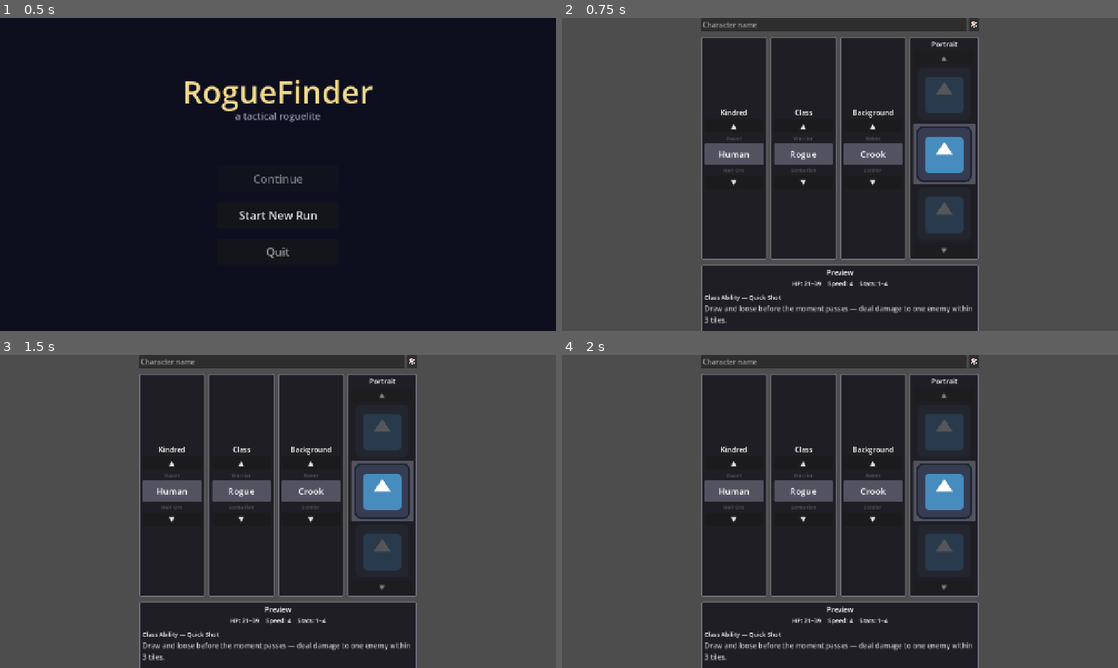
Above: before the commit, frames 1-4 (two rows, left to right).
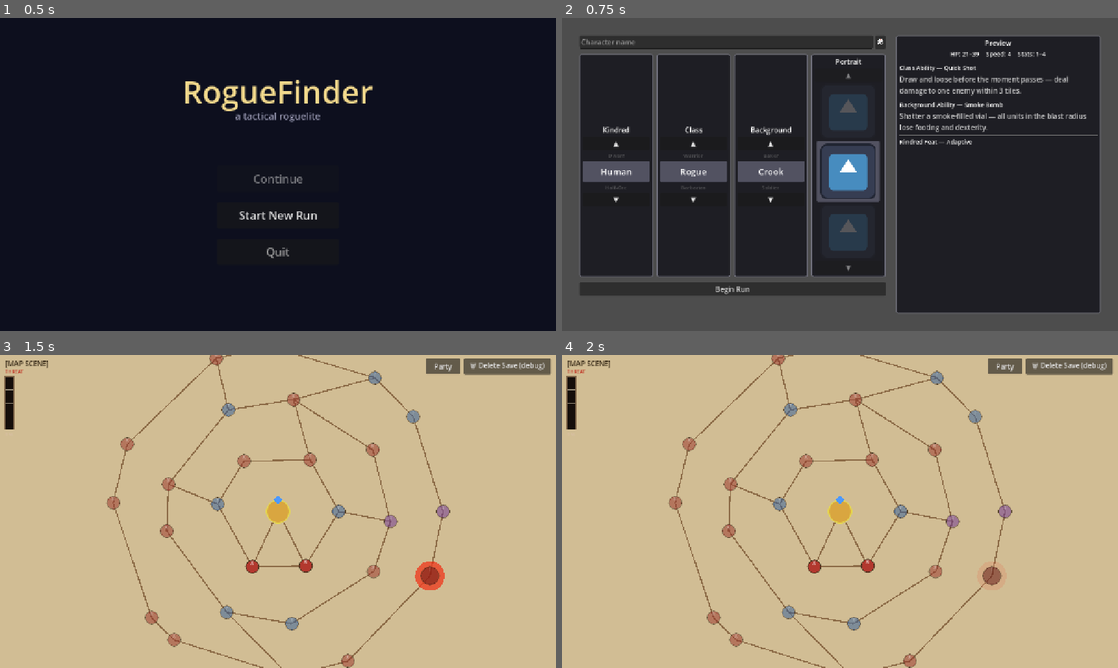
Above: after the commit, the same moments.

Repository: caleb-the-dev/RogueFinder
Game: Godot game, scene res://main.tscn
Two runs of this game, one before a commit and one after it. Both use one fixed random seed, a clock stepped at 60 frames per second and the inputs below. The engine's default icon, where the game draws it, is replaced by a stand-in: a white triangle on a blue panel in a dark square.
Inputs (mouse positions are in pixels of both pictures, inside the frame that each line leads up to):
- Up to frame 1 (0.5 s): no input
- Up to frame 2 (0.75 s): click "Start New Run" at 0.5 s
- Up to frame 3 (1.5 s): click (172, 627) at 1.25 s, where only the run after the commit has a clickable "Begin Run"
- Up to frame 4 (2 s): no input

Frame 1 is identical in both runs. In frame 2, 59% of the frame differs, in the area x 3-97%, y 0-100%; in frame 3, 99%, in the area x 0-100%, y 0-100%; in frame 4, 99%.

Commit message:
fix(creation): split character creation into two columns so preview isn't clipped
Previously the creator dials + preview panel were stacked vertically
in a 640-wide CenterContainer, which clipped the background ability
and kindred feat rows off the bottom of the viewport.

Replaced with a full-rect MarginContainer (40 px) holding an HBox
with a 3:2 stretch-ratio split — dials on the left, preview on the
right. Name row + Begin Run button move into the left column.

Co-Authored-By: Claude Opus 4.7 <noreply@anthropic.com>

Diff:
--- a/rogue-finder/scripts/ui/CharacterCreationManager.gd
+++ b/rogue-finder/scripts/ui/CharacterCreationManager.gd
@@ -47,21 +47,34 @@
 		_portrait_ids.append(p.portrait_id)
 
 func _build_ui() -> void:
-	var full := Control.new()
+	var full := MarginContainer.new()
 	full.set_anchors_preset(Control.PRESET_FULL_RECT)
+	full.add_theme_constant_override("margin_left",   40)
+	full.add_theme_constant_override("margin_right",  40)
+	full.add_theme_constant_override("margin_top",    40)
+	full.add_theme_constant_override("margin_bottom", 40)
 	add_child(full)
 
-	var center := CenterContainer.new()
-	center.set_anchors_preset(Control.PRESET_FULL_RECT)
-	full.add_child(center)
-
-	var root := VBoxContainer.new()
-	root.add_theme_constant_override("separation", 12)
-	root.custom_minimum_size = Vector2(640, 0)
-	center.add_child(root)
-
+	# Two-column body: left = name + dials + Begin Run · right = live preview panel.
+	var body := HBoxContainer.new()
+	body.add_theme_constant_override("separation", 24)
+	full.add_child(body)
+
+	var left_col := VBoxContainer.new()
+	left_col.add_theme_constant_override("separation", 12)
+	left_col.size_flags_horizontal = Control.SIZE_EXPAND_FILL
+	left_col.size_flags_stretch_ratio = 3.0
+	body.add_child(left_col)
+
+	var right_col := VBoxContainer.new()
+	right_col.size_flags_horizontal = Control.SIZE_EXPAND_FILL
+	right_col.size_flags_vertical   = Control.SIZE_EXPAND_FILL
+	right_col.size_flags_stretch_ratio = 2.0
+	body.add_child(right_col)
+
+	# --- Left column: name row + dial row + Begin Run ---
 	var name_row := HBoxContainer.new()
-	root.add_child(name_row)
+	left_col.add_child(name_row)
 	_name_field = LineEdit.new()
 	_name_field.placeholder_text = "Character name"
 	_name_field.size_flags_horizontal = Control.SIZE_EXPAND_FILL
@@ -73,7 +86,7 @@
 
 	var dials := HBoxContainer.new()
 	dials.add_theme_constant_override("separation", 8)
-	root.add_child(dials)
+	left_col.add_child(dials)
 
 	dials.add_child(_build_text_dial("Kindred", _kindred_ids, _kindred_ids,
 		func(i: int): _kindred_idx = i))
@@ -83,13 +96,16 @@
 		func(i: int): _bg_idx = i))
 	dials.add_child(_build_portrait_dial())
 
-	root.add_child(_build_preview_panel())
-	_calc_preview()
-
 	var confirm := Button.new()
 	confirm.text = "Begin Run"
 	confirm.pressed.connect(_on_confirm)
-	root.add_child(confirm)
+	left_col.add_child(confirm)
+
+	# --- Right column: live preview ---
+	var preview := _build_preview_panel()
+	preview.size_flags_vertical = Control.SIZE_EXPAND_FILL
+	right_col.add_child(preview)
+	_calc_preview()
 
 func _build_text_dial(header: String, ids: Array[String], display: Array[String],
 		on_select: Callable) -> PanelContainer:
Not shown, changed: docs/map_directories/hud_system.md
